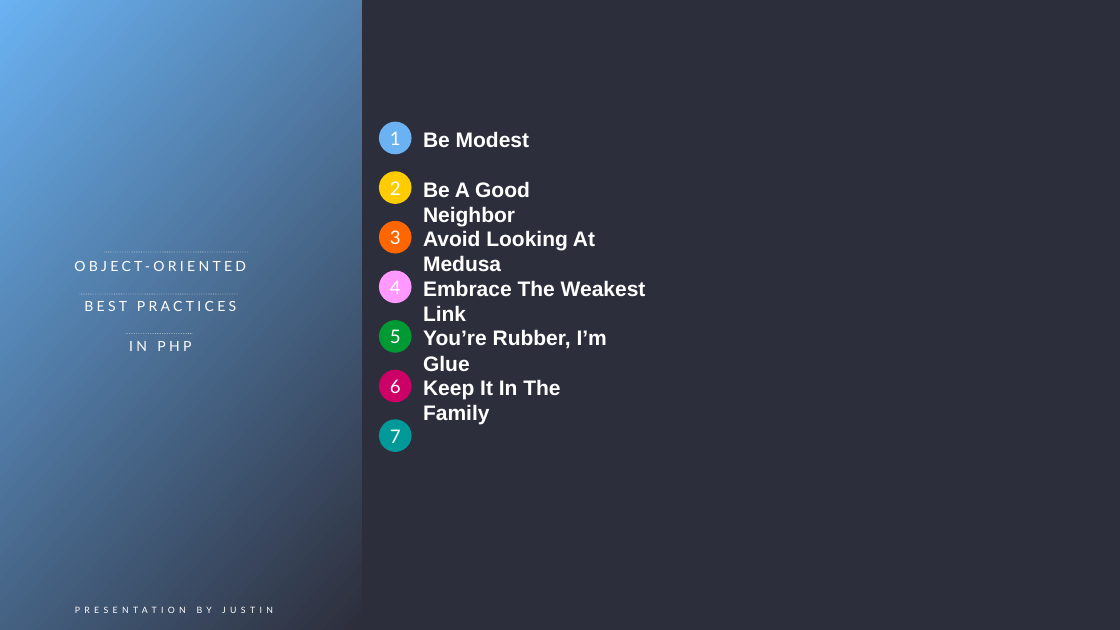
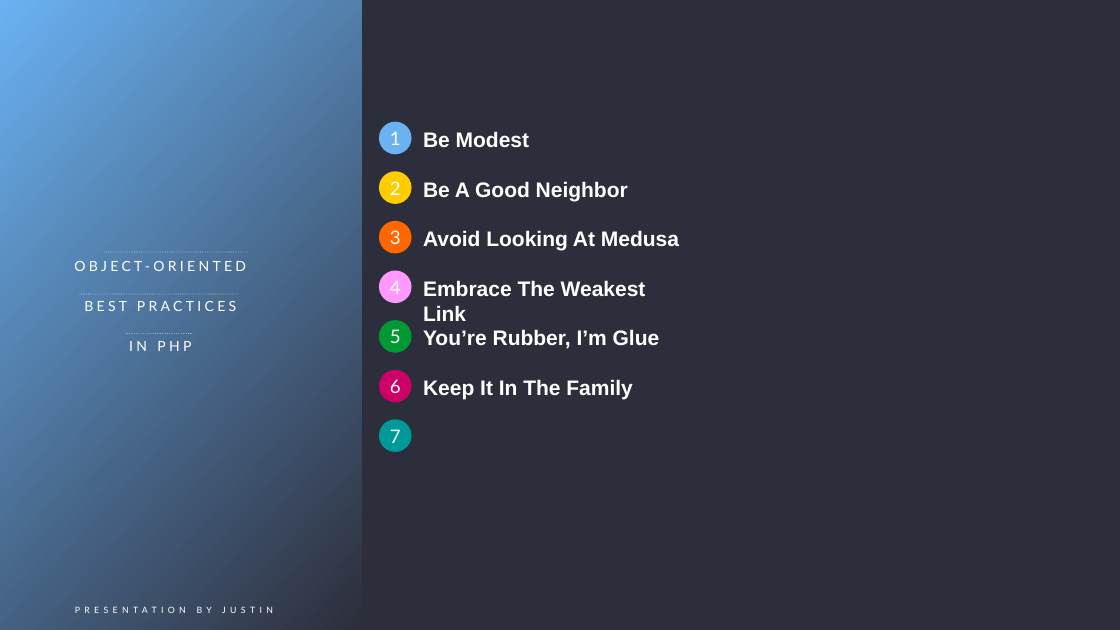
Before and after one commit to wilmer737/react-learning, a slide deck: slide 9 of tech_ppt.pptx. Drawn at 1120x630 pixels with LibreOffice and Linux fonts; fonts in the diff are those of the drawing. Boxes give left, top, right and bottom in pixels: in the first picture for what was removed or moved away, otherwise in the second. Text is boxed around its words. In the diff, an @@ line names an element or a change of style, - is before the commit and + after.

```diff
--- a/tech_ppt.pptx
+++ b/tech_ppt.pptx
@@ text "Be A Good Neighbor" rewrapped from [423, 181, 530, 226] to [423, 181, 628, 201] @@
@@ text "Avoid Looking At Medusa" rewrapped from [423, 230, 595, 271] to [423, 230, 679, 251] @@
@@ text "You’re Rubber, I’m Glue" rewrapped from [423, 329, 607, 371] to [423, 329, 660, 349] @@
@@ text "Keep It In The Family" rewrapped from [423, 379, 560, 425] to [423, 379, 632, 400] @@
```
Also in this commit, not shown: 7 other slides changed, 1 other file.
